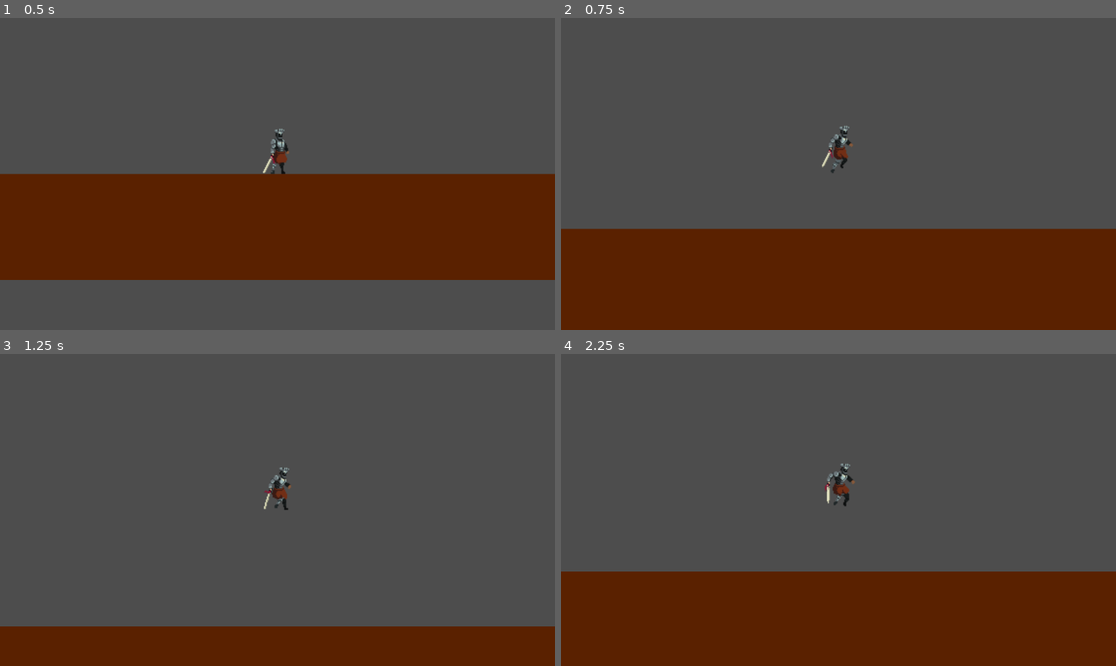
Above: before the commit, frames 1-4 (two rows, left to right).
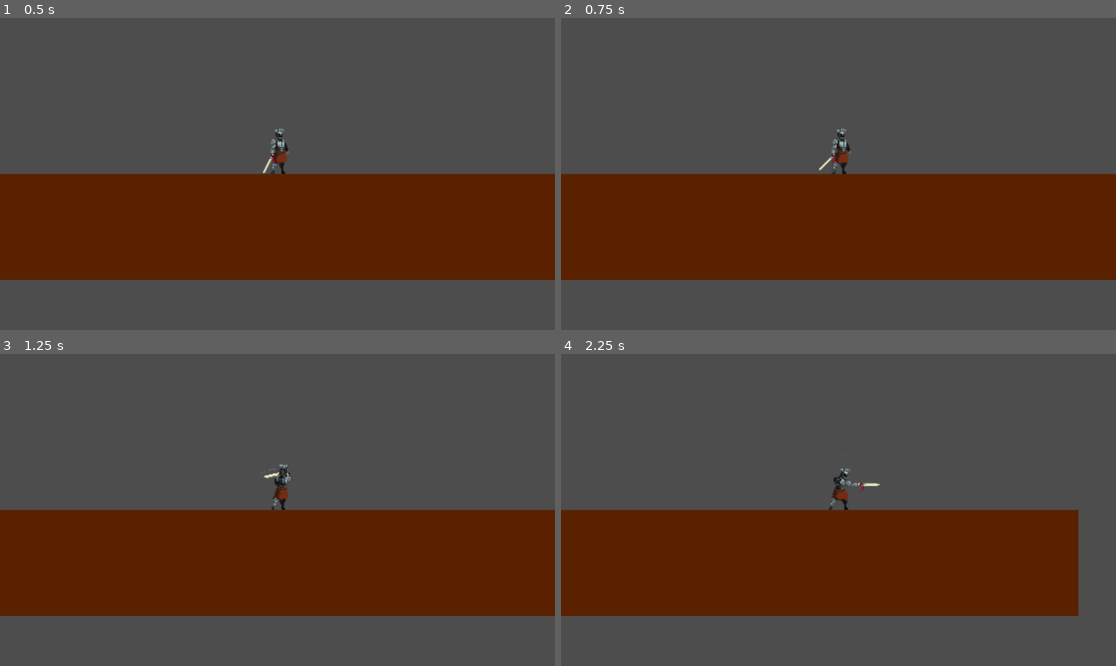
Above: after the commit, the same moments.

Repository: Triysle/crimson-path
Game: Godot game, scene res://scenes/test_level.tscn
Same seed, same stepped clock (60 frames per second), same inputs: the game is played once before the commit and once after it.
Inputs (mouse positions are in pixels of both pictures, inside the frame that each line leads up to):
- Up to frame 1 (0.5 s): no input
- Up to frame 2 (0.75 s): tap Enter (ui_accept) at 0.5 s; move the mouse to (960, 158) at 0.52 s; hold D (moveright) from 0.53 s (still down); hold W (climb, bound only before the commit) from 0.53 s (still down); click (960, 158) at 0.6 s
- Up to frame 3 (1.25 s): keep holding D (moveright); keep holding W (climb, bound only before the commit); tap Space (jump) at 0.77, 1.07 s
- Up to frame 4 (2.25 s): move the mouse to (727, 525) at 1.27 s; release W (climb, bound only before the commit) at 1.28 s; tap W (climb, bound only before the commit) at 1.35 s; tap Space (jump) at 1.52, 1.82 s; tap E (interact) at 1.55, 2.1 s; move the mouse to (894, 441) at 2.02 s; release D (moveright) at 2.03 s; hold A (moveleft) from 2.03 s (still down)

Frame 1 is identical in both runs. In frame 2, 34% of the frame differs, in the area x 0-100%, y 34-100%; in frame 3, 47%, in the area x 0-100%, y 35-100%; in frame 4, 36%.

Commit message:
0.0.2
controller edits

Diff:
--- a/project.godot
+++ b/project.godot
@@ -17,9 +17,19 @@
 
 [input]
 
+moveup={
+"deadzone": 0.2,
+"events": [Object(InputEventKey,"resource_local_to_scene":false,"resource_name":"","device":-1,"window_id":0,"alt_pressed":false,"shift_pressed":false,"ctrl_pressed":false,"meta_pressed":false,"pressed":false,"keycode":0,"physical_keycode":87,"key_label":0,"unicode":119,"location":0,"echo":false,"script":null)
+]
+}
 moveleft={
 "deadzone": 0.2,
 "events": [Object(InputEventKey,"resource_local_to_scene":false,"resource_name":"","device":-1,"window_id":0,"alt_press …(191 unchanged characters)…
+]
+}
+movedown={
+"deadzone": 0.2,
+"events": [Object(InputEventKey,"resource_local_to_scene":false,"resource_name":"","device":-1,"window_id":0,"alt_pressed":false,"shift_pressed":false,"ctrl_pressed":false,"meta_pressed":false,"pressed":false,"keycode":0,"physical_keycode":83,"key_label":0,"unicode":115,"location":0,"echo":false,"script":null)
 ]
 }
 moveright={
@@ -47,11 +57,6 @@
 "events": [Object(InputEventKey,"resource_local_to_scene":false,"resource_name":"","device":-1,"window_id":0,"alt_press …(195 unchanged characters)…
 ]
 }
-climb={
-"deadzone": 0.2,
-"events": [Object(InputEventKey,"resource_local_to_scene":false,"resource_name":"","device":-1,"window_id":0,"alt_pressed":false,"shift_pressed":false,"ctrl_pressed":false,"meta_pressed":false,"pressed":false,"keycode":0,"physical_keycode":87,"key_label":0,"unicode":119,"location":0,"echo":false,"script":null)
-]
-}
 interact={
 "deadzone": 0.2,
 "events": [Object(InputEventKey,"resource_local_to_scene":false,"resource_name":"","device":-1,"window_id":0,"alt_press …(192 unchanged characters)…
--- a/scenes/player_controller.gd
+++ b/scenes/player_controller.gd
@@ -8,11 +8,16 @@
 @export var friction = 10.0
 @export var air_resistance = 5.0
 @export var gravity_multiplier = 1.0
+@export var roll_speed = 300.0
+@export var roll_duration = 0.5
+@export var slide_duration = 0.7
 
 # Track player state
 var is_attacking = false
 var is_crouching = false
 var is_sliding = false
+var is_rolling = false
+var is_climbing = false
 var can_double_jump = false
 var has_double_jumped = false
 var direction = 0
@@ -34,21 +39,20 @@
 	move_and_slide()
 
 func apply_gravity(delta):
-	# Apply gravity when in the air
-	if not is_on_floor():
+	# Apply gravity when in the air and not climbing
+	if not is_on_floor() and not is_climbing:
 		velocity.y += gravity * gravity_multiplier * delta
 
 func handle_input():
-	# Only process input if not attacking
-	if is_attacking:
-		direction = 0
+	# Only process movement input if not attacking and not rolling
+	if is_attacking or is_rolling:
 		return
 
-	# Get horizontal movement input
-	direction = Input.get_axis("ui_left", "ui_right")
+	# Get horizontal movement input using custom mappings
+	direction = Input.get_axis("moveleft", "moveright")
 
-	# Handle jumping
-	if Input.is_action_just_pressed("ui_accept"):
+	# Handle jumping with custom jump mapping
+	if Input.is_action_just_pressed("jump"):
 		if is_on_floor():
 			jump()
 			can_double_jump = true
@@ -57,31 +61,59 @@
 			jump()
 			has_double_jumped = true
 
-	# Handle attack input
-	if Input.is_action_just_pressed("ui_focus_next") and not is_attacking:
+	# Handle attack with custom attack mapping
+	if Input.is_action_just_pressed("attack") and not is_attacking:
 		attack()
 
-	# Handle crouching
-	is_crouching = Input.is_action_pressed("ui_down") and is_on_floor()
+	# Handle sliding with custom slide mapping
+	if Input.is_action_just_pressed("slide") and is_on_floor() and not is_sliding:
+		start_slide()
 
-	# Start slide if running and pressing down
-	if is_on_floor() and abs(velocity.x) > move_speed * 0.5 and Input.is_action_just_pressed("ui_down"):
-		start_slide()
+	# Handle rolling with custom roll mapping
+	if Input.is_action_just_pressed("roll") and is_on_floor() and not is_rolling:
+		start_roll()
+
+	# Handle climbing with custom climb mapping
+	# Note: This would need additional collision detection for climb-able objects
+	is_climbing = Input.is_action_pressed("climb") and is_near_climbable_object()
+	if is_climbing:
+		velocity.y = -move_speed * 0.7 if Input.is_action_pressed("climb") else 0
+
+	# Handle interaction with custom interact mapping
+	if Input.is_action_just_pressed("interact"):
+		interact()
+
+func is_near_climbable_object():
+	# This is a placeholder. You would need to implement proper detection
+	# of ladder or climbable objects via raycasts or area detection.
+	return false
+
+func interact():
+	# Placeholder for interaction functionality
+	# This would interact with objects in the game world
+	print("Interacting with nearby object")
 
 func apply_movement(delta):
 	# Handle horizontal movement
-	if direction != 0:
+	if direction != 0 and not is_sliding and not is_rolling:
 		# Determine appropriate acceleration based on whether on floor
 		var current_acceleration = acceleration if is_on_floor() else air_acceleration
 		velocity.x = move_toward(velocity.x, direction * move_speed, current_acceleration)
-	else:
+	elif not is_sliding and not is_rolling:
 		# Apply friction/air resistance to slow down
 		var current_friction = friction if is_on_floor() else air_resistance
 		velocity.x = move_toward(velocity.x, 0, current_friction)
 
-	# Limit speed while crouching
-	if is_crouching and not is_sliding:
-		velocity.x = move_toward(velocity.x, 0, friction * 2)
+	# Movement during rolling
+	if is_rolling:
+		# Maintain roll speed in the facing direction
+		var roll_direction = -1 if animated_sprite.flip_h else 1
+		velocity.x = roll_direction * roll_speed
+
+	# Movement during sliding
+	if is_sliding:
+		# Gradually slow down the slide
+		velocity.x = move_toward(velocity.x, 0, friction * 0.5)
 
 func jump():
 	velocity.y = jump_velocity
@@ -104,24 +136,35 @@
 func start_slide():
 	is_sliding = true
 	is_crouching = false
+
+	# Set initial slide velocity
+	velocity.x = move_speed * 1.5 * (-1 if animated_sprite.flip_h else 1)
 	animated_sprite.play("slide")
 
 	# Slide duration
-	await get_tree().create_timer(0.5).timeout
+	await get_tree().create_timer(slide_duration).timeout
 	is_sliding = false
 
+func start_roll():
+	is_rolling = true
+	animated_sprite.play("roll")
+
+	# Roll duration
+	await get_tree().create_timer(roll_duration).timeout
+	is_rolling = false
+
 func update_animations():
-	# Don't change animation during an attack
-	if is_attacking:
+	# Don't change animation during an attack, roll or slide
+	if is_attacking or is_rolling or is_sliding:
 		return
 
 	# Handle different states
-	if not is_on_floor():
+	if is_climbing:
+		animated_sprite.play("climb")
+	elif not is_on_floor():
 		animated_sprite.play("jump")
 	else:
-		if is_sliding:
-			animated_sprite.play("slide")
-		elif is_crouching:
+		if is_crouching:
 			animated_sprite.play("crouch")
 		else:
 			if direction != 0:
@@ -129,8 +172,8 @@
 			else:
 				animated_sprite.play("idle")
 
-	# Handle sprite flipping
-	if direction > 0:
+	# Handle sprite flipping (unless in special states)
+	if direction > 0 and not is_rolling and not is_sliding:
 		animated_sprite.flip_h = false
-	elif direction < 0:
+	elif direction < 0 and not is_rolling and not is_sliding:
 		animated_sprite.flip_h = true
